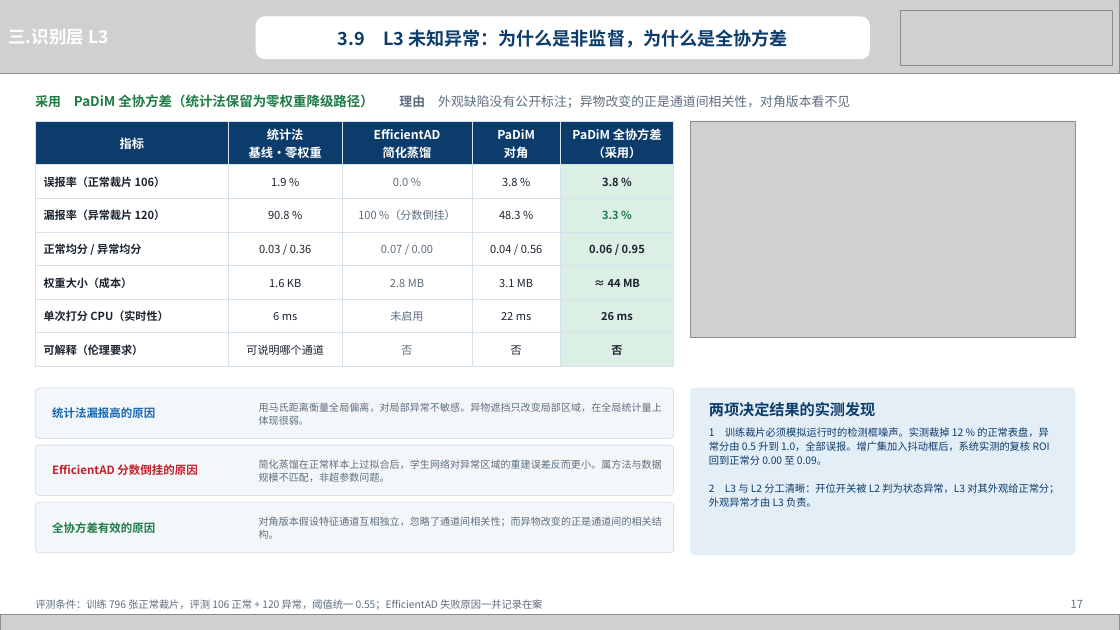
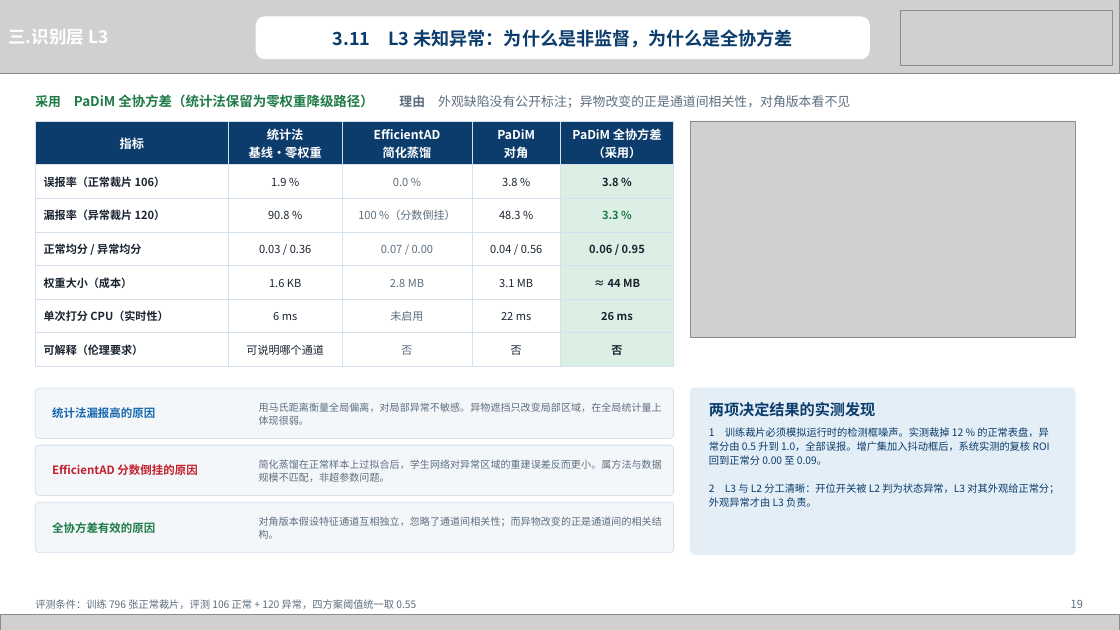
Before and after one commit to heizitalk666/2026summer, a slide deck: slide 19 of deliverables/中期答辩.pptx (slide 17 before the commit). Drawn at 1120x630 pixels with LibreOffice and Linux fonts; fonts in the diff are those of the drawing; grey boxes stand for pictures. Boxes give left, top, right and bottom in pixels: in the first picture for what was removed or moved away, otherwise in the second. Text is boxed around its words. In the diff, an @@ line names an element or a change of style, - is before the commit and + after.

```diff
--- a/deliverables/中期答辩.pptx
+++ b/deliverables/中期答辩.pptx
@@ text at [333, 29, 793, 48]: text changed @@
-3.9 L3 未知异常：为什么是非监督，为什么是全协方差
+3.11 L3 未知异常：为什么是非监督，为什么是全协方差
@@ text at [35, 599, 416, 609]: text changed @@
-评测条件：训练 796 张正常裁片，评测 106 正常 + 120 异常，阈值统一 0.55；EfficientAD 失败原因一并记录在案
+评测条件：训练 796 张正常裁片，评测 106 正常 + 120 异常，四方案阈值统一取 0.55
@@ text at [1071, 600, 1083, 608]: text changed @@
-17
+19
```
Also in this commit, not shown: 21 other slides changed, 2 slides added, 4 other files.
